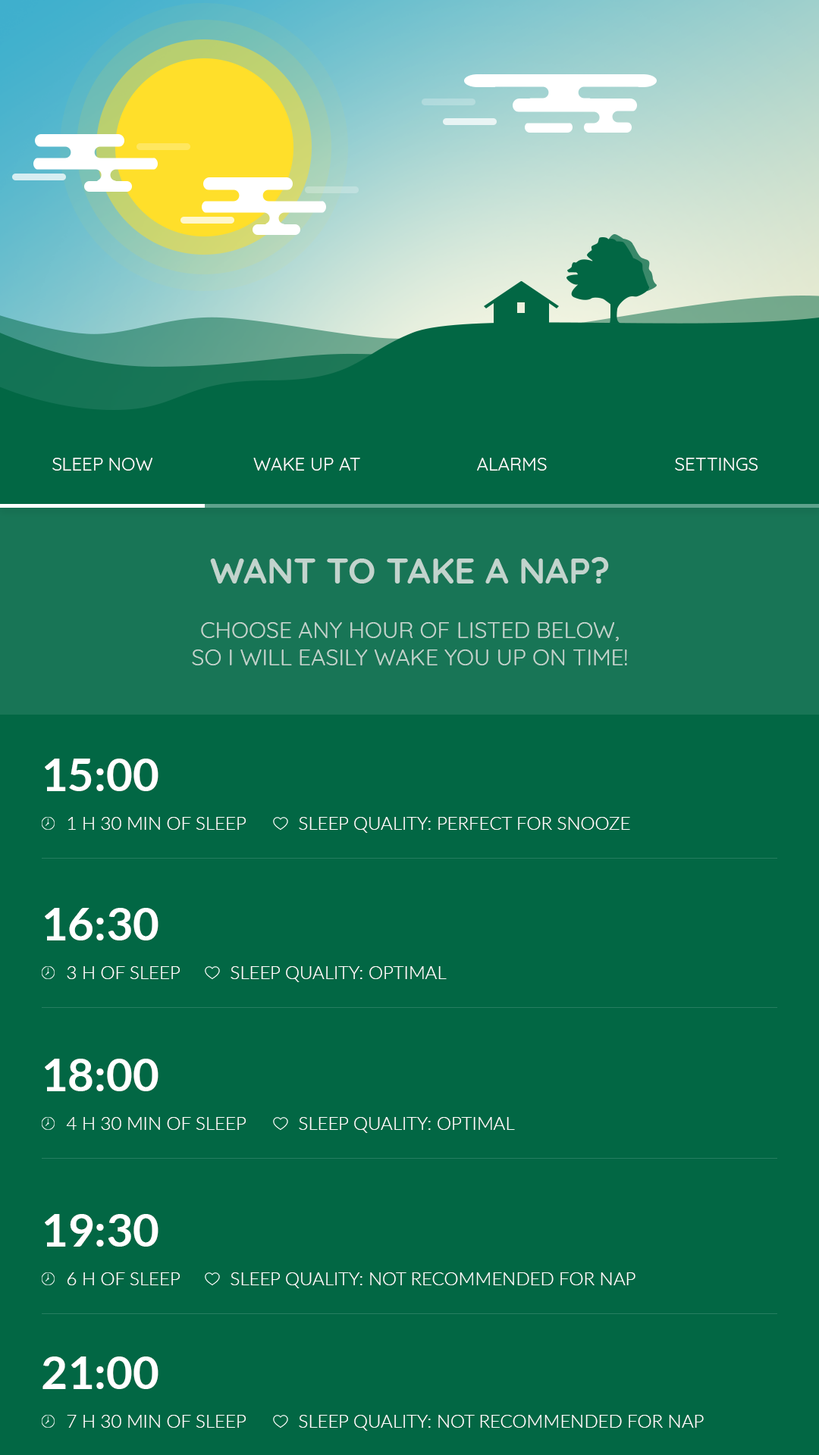
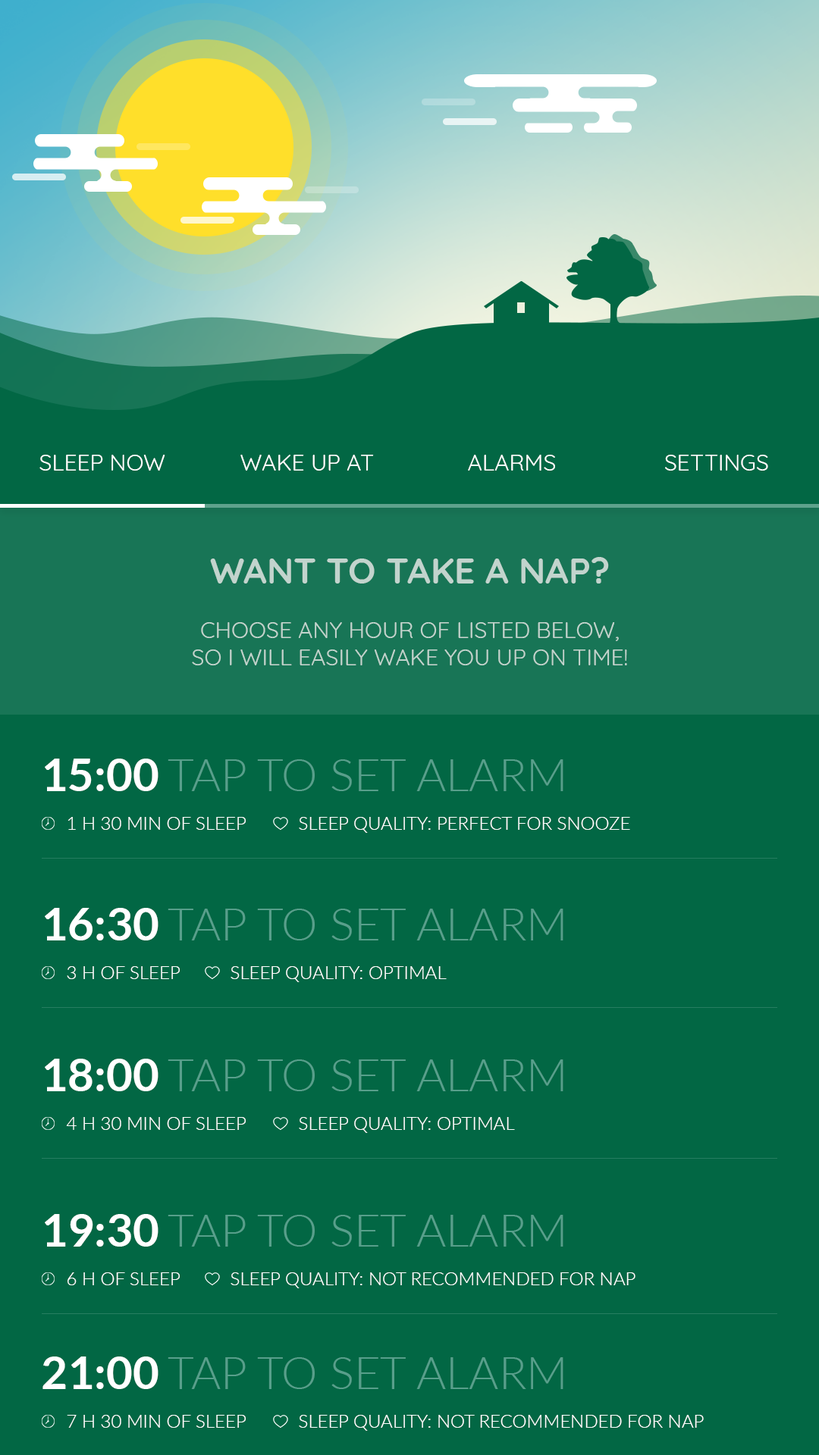
Layer changes from the first 819x1455 image to the second:
painted on "SLEEP NOW" over [39, 454, 166, 471]
painted on "WAKE UP AT" over [240, 454, 374, 471]
painted on "ALARMS" over [467, 454, 555, 471]
painted on "SETTINGS" over [664, 454, 768, 471]
renamed "15:00" to "15:00 TAP TO SET ALARM", painted on it over [167, 759, 564, 792]
renamed "16:30" to "16:30 TAP TO SET ALARM", painted on it over [167, 908, 564, 941]
renamed "18:00" to "18:00 TAP TO SET ALARM", painted on it over [167, 1059, 564, 1092]
renamed "19:30" to "19:30 TAP TO SET ALARM", painted on it over [167, 1215, 564, 1247]
renamed "21:00" to "21:00 TAP TO SET ALARM", painted on it over [167, 1357, 564, 1390]
